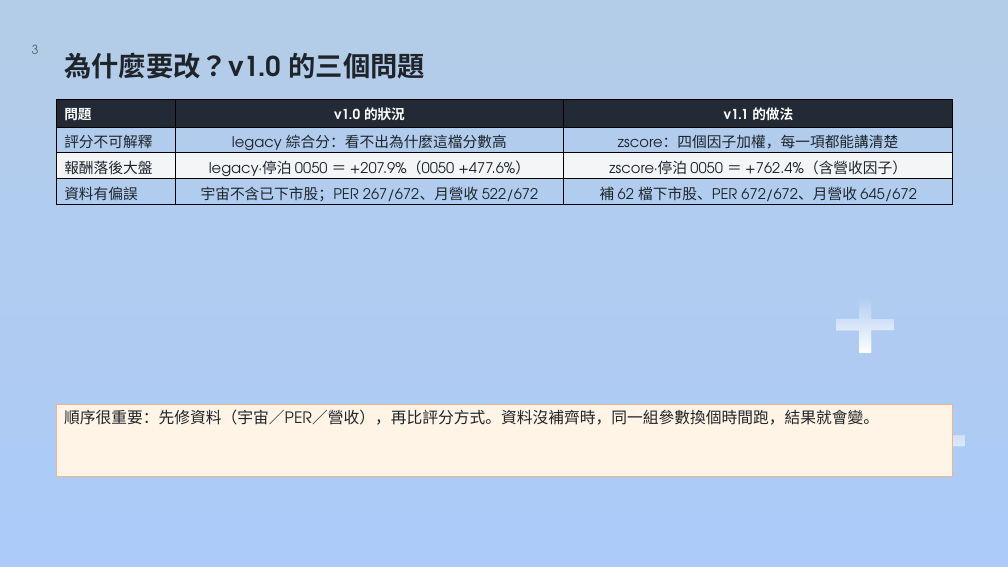
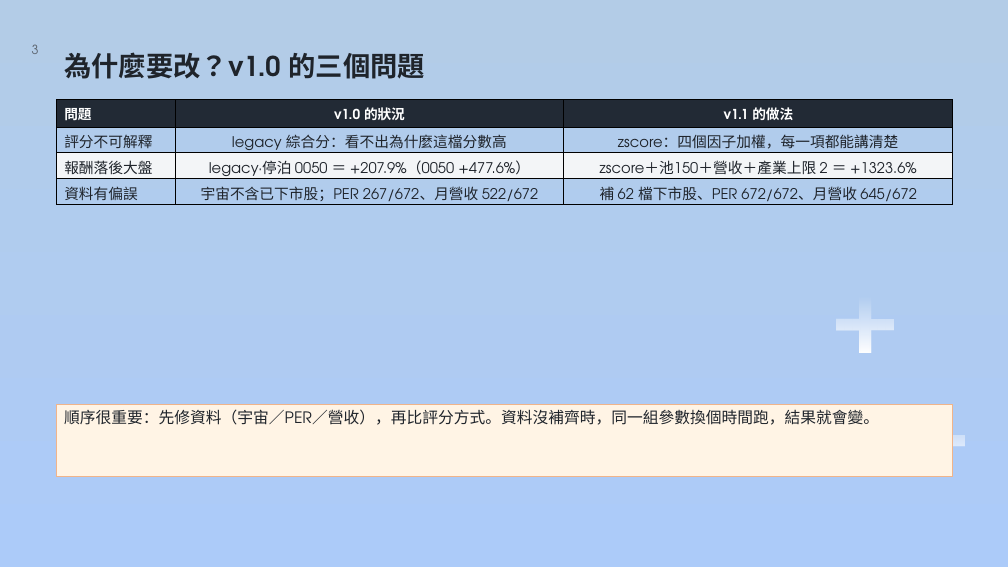
Before and after one commit to dinchentech/tw-selfselect, a slide deck: slide 3 of plans/ppt/TW-SELFSELECT台股買賣自動化系統-W7-講稿版.pptx. Drawn at 1008x567 pixels with LibreOffice and Linux fonts; fonts in the diff are those of the drawing; background and template pictures are left out. Boxes give left, top, right and bottom in pixels: in the first picture for what was removed or moved away, otherwise in the second. Text is boxed around its words. In the diff, an @@ line names an element or a change of style, - is before the commit and + after.

```diff
--- a/plans/ppt/TW-SELFSELECT台股買賣自動化系統-W7-講稿版.pptx
+++ b/plans/ppt/TW-SELFSELECT台股買賣自動化系統-W7-講稿版.pptx
@@ table at box(57, 100, 953, 209) @@
-row 3, column 3: zscore·停泊 0050 ＝ +762.4%（含營收因子）
+row 3, column 3: zscore＋池150＋營收＋產業上限 2 ＝ +1323.6%
```
Also in this commit, not shown: 10 other slides changed, 3 other files.
